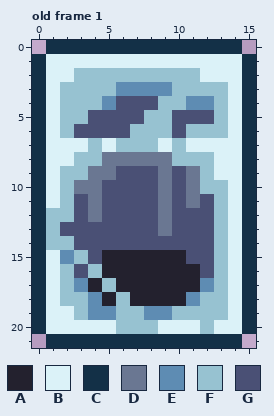
Two states of a pixel-art file, block_man/data/ice_block.aseprite. The first picture shows the starting point.
16x22 pixels, 1 frame. Shown: old frame 1. The commit also changed other frames, which this record leaves out.
Palette (. is transparent): A #23212e  B #dbf2f8  C #133047  D #6a7792  E #5e8cb3  F #97c2d1  G #4a5075
Once edited:
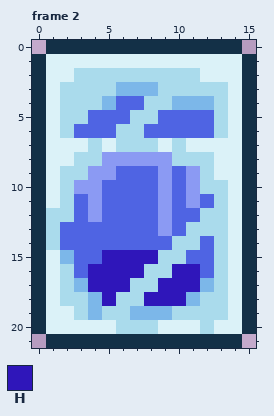
Colours new in this view: H #2f16ba
A new or re-ordered frame is compared with the old frame closest to it.
Commit: more saturated colors and ice anims
The exact change:
frames 1 -> 2
@@ palette @@
-D #6a7792
+D #8b9af3
-E #5e8cb3
+E #7cb7e9
-F #97c2d1
+F #aadbec
-G #4a5075
+G #4f64e3
--- frame 2 is new; against old frame 1
@@ x 4..14 @@
  2 FFFFFFFFBBB
- 3 FFEEEEFFFFB
- 4 FEGGGFFEEFB
- 5 GGGGFFGGGFB
- 6 GGGFFFGFFFB
+ 3 FFEEEFFFFFB
+ 4 FEGGFFEEEFB
+ 5 GGGFFGGGGFB
+ 6 GGFFGGGGGFB
  7 FBFFFBFBBBB
@@ x 0..15 @@
 11 CBFGDGGGGDGDGFBC
-12 CFFGDGGGGDGGGFBC
-13 CFGGGGGGGDGGGFBC
-14 CFFGGGGGGGGGGFBC
-15 CBEFGAAAAAAGGFBC
-16 CBFGFAAAAAAAGFBC
-17 CBFEAFAAAAAAEFBC
-18 CBFFEAFAAAAEFFBC
-19 CBBFEEFFEEFFFFBC
+12 CFFGDGGGGDGGFFBC
+13 CFGGGGGGGDGFFFBC
+14 CFGGGGGGGGFFGFBC
+15 CBEGGHHHHFFGGFBC
+16 CBFGHHHHFFHHGFBC
+17 CBFEHHHFFHHHEFBC
+18 CBFFEHFFHHHEFFBC
+19 CBBFEFFEEEFFFFBC
 20 CBBBBBFFFBBBFBBC
Changed places in both pictures, as pixel boxes (x1, y1, x2, y2):
changed: (46, 68, 228, 334)
